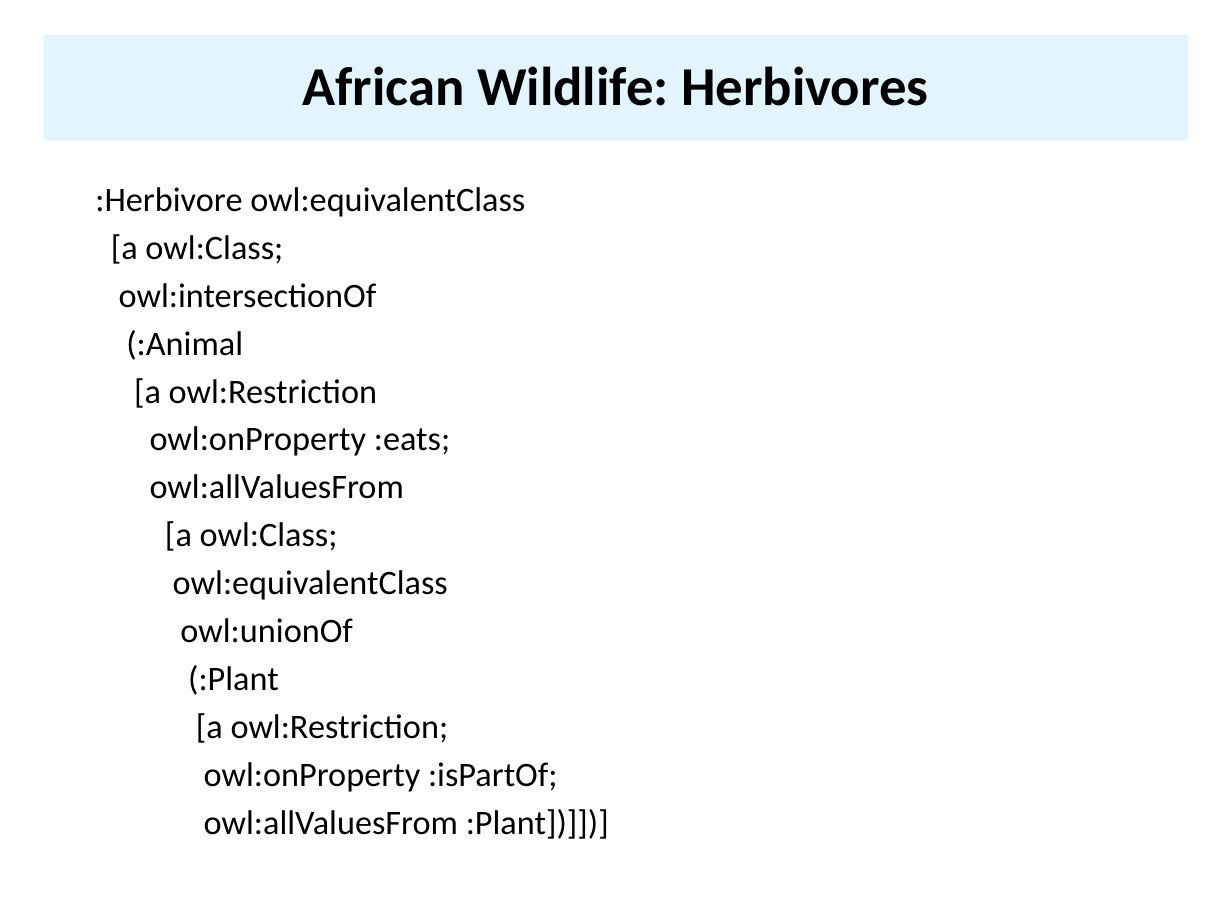
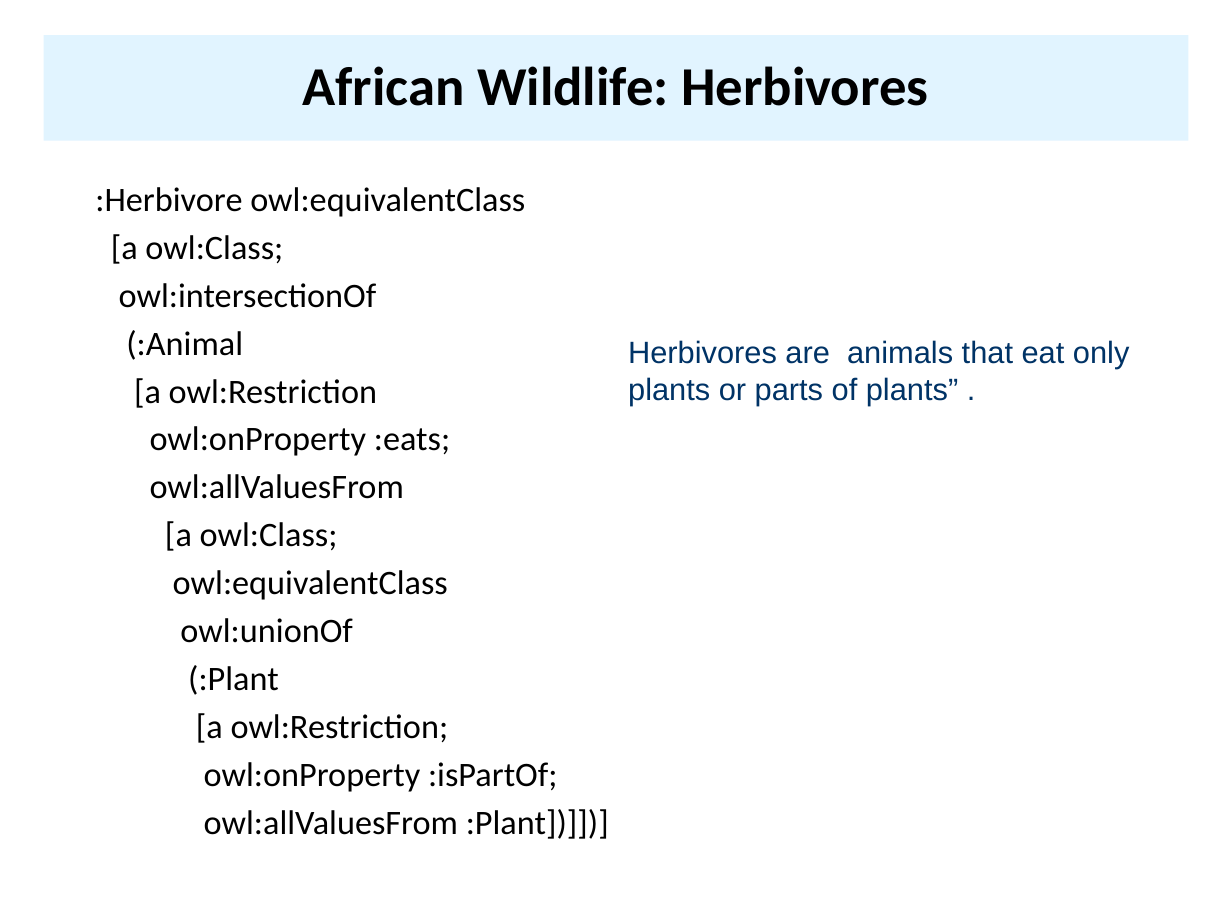
Before and after one commit to UMBC-CMSC-491-691-F19-Knowledge-Graphs/class_material, a slide deck: slide 82 of notes/07_owl/07OWL.pptx (slide 83 before the commit). Drawn at 1232x924 pixels with LibreOffice and Linux fonts; fonts in the diff are those of the drawing. Boxes give left, top, right and bottom in pixels: in the first picture for what was removed or moved away, otherwise in the second. Text is boxed around its words. In the diff, an @@ line names an element or a change of style, - is before the commit and + after.

```diff
--- a/notes/07_owl/07OWL.pptx
+++ b/notes/07_owl/07OWL.pptx
@@ text added at (628,340,1129,405), 18 pt, text #003366 @@
+Herbivores are animals that eat only plants or parts of plants” .
```
Also in this commit, not shown: 12 other slides changed, 1 slide removed, 2 other files.
